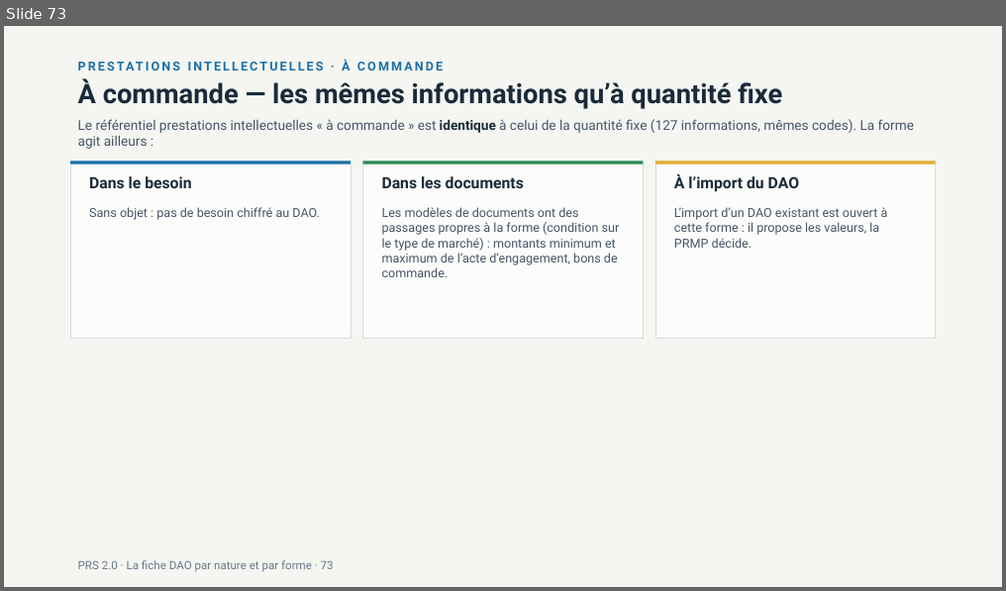
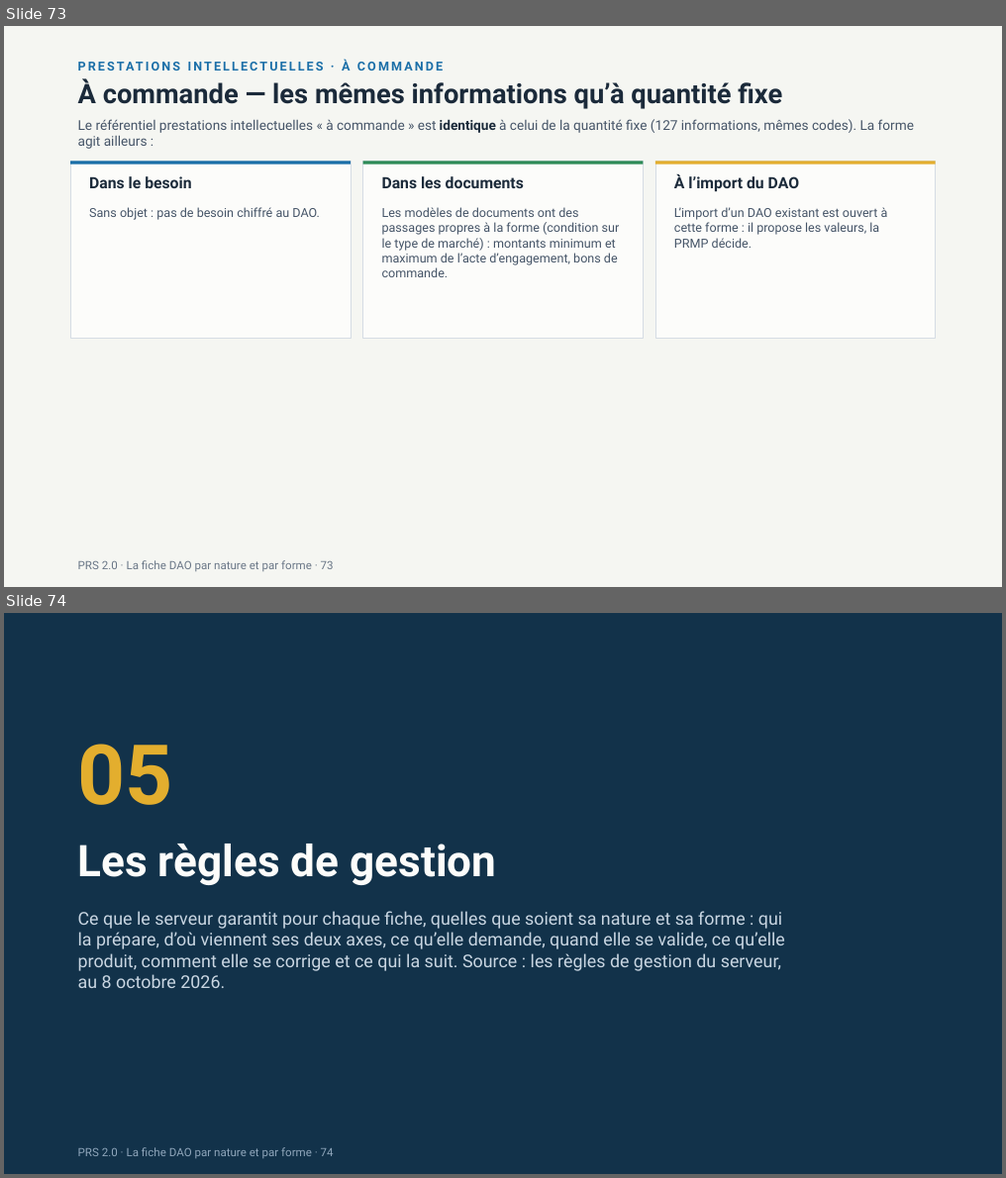
Before and after one commit to lralaitsilanihasy-create/PRS2.0-frontend, a slide deck: docs/documentation/PRS2-fiche-dao-nature-forme-2026-10-07.pptx. Shown one above the other, each under a label of ours: slide 73 before the commit, slides 73 and 74 after it. The pictures are 1006x591 and 1006x1178 pixels, drawn with LibreOffice and Linux fonts; fonts in the diff are those of the drawing. Boxes give left, top, right and bottom in pixels: in the first picture for what was removed or moved away, otherwise in the second. Text is boxed around its words. In the diff, an @@ line names an element or a change of style, - is before the commit and + after.

```diff
--- a/docs/documentation/PRS2-fiche-dao-nature-forme-2026-10-07.pptx
+++ b/docs/documentation/PRS2-fiche-dao-nature-forme-2026-10-07.pptx
@@ slide 74 added at [4, 613, 1002, 1174], background #12324A @@
@@ text added at [78, 744, 173, 805], 80 pt, text #E3AE2E, bold @@
+05
@@ text added at [78, 844, 496, 885], 42 pt, text #FCFCFA, bold @@
+Les règles de gestion
@@ text added at [78, 911, 785, 988], 17 pt, text #C9D6E2 @@
+Ce que le serveur garantit pour chaque fiche, quelles que soient sa nature et sa forme : qui la prépare, d’où viennent ses deux axes, ce qu’elle demande, quand elle se valide, ce qu’elle produit, comment elle se corrige et ce qui la suit. Source : les règles de gestion du serveur, au 8 octobre 2026.
@@ text added at [78, 1148, 334, 1158], 11 pt, text #8FA6BB @@
+PRS 2.0 · La fiche DAO par nature et par forme · 74
```
Also in this commit, not shown: 3 slides changed, 9 other slides added.
